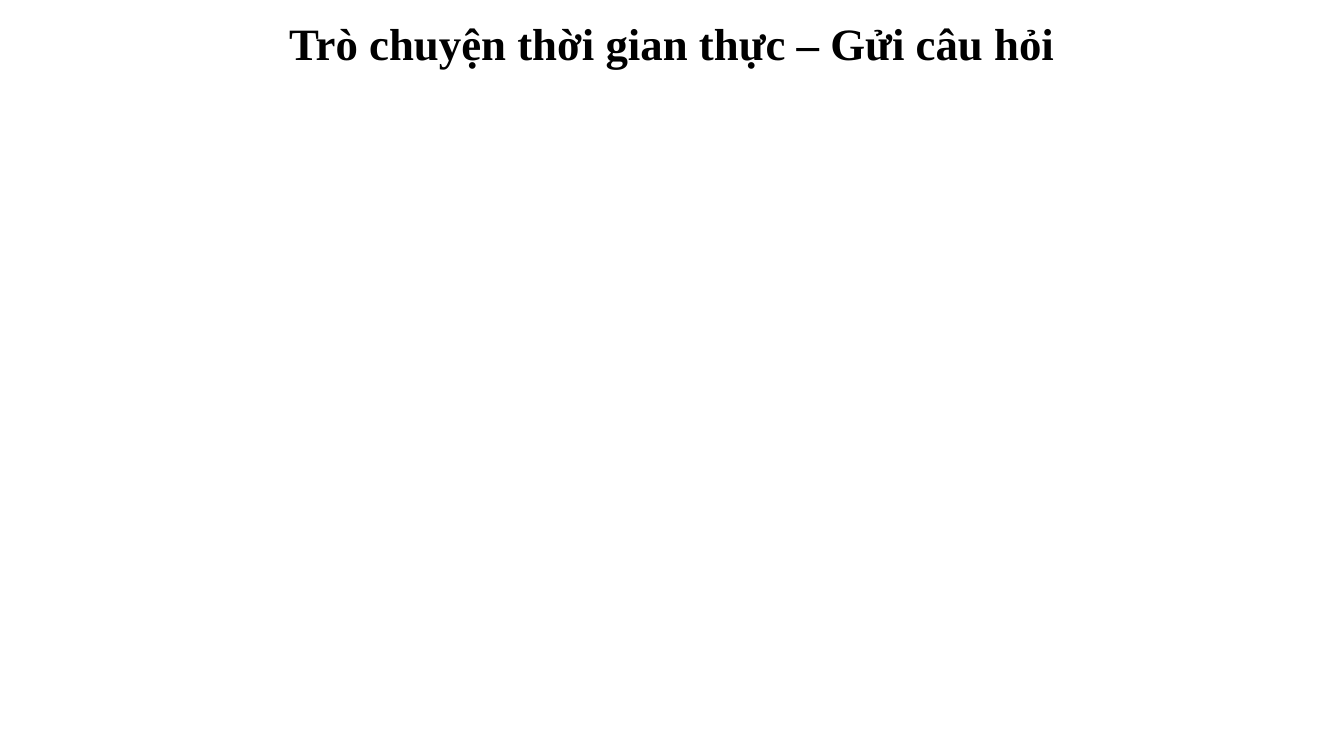
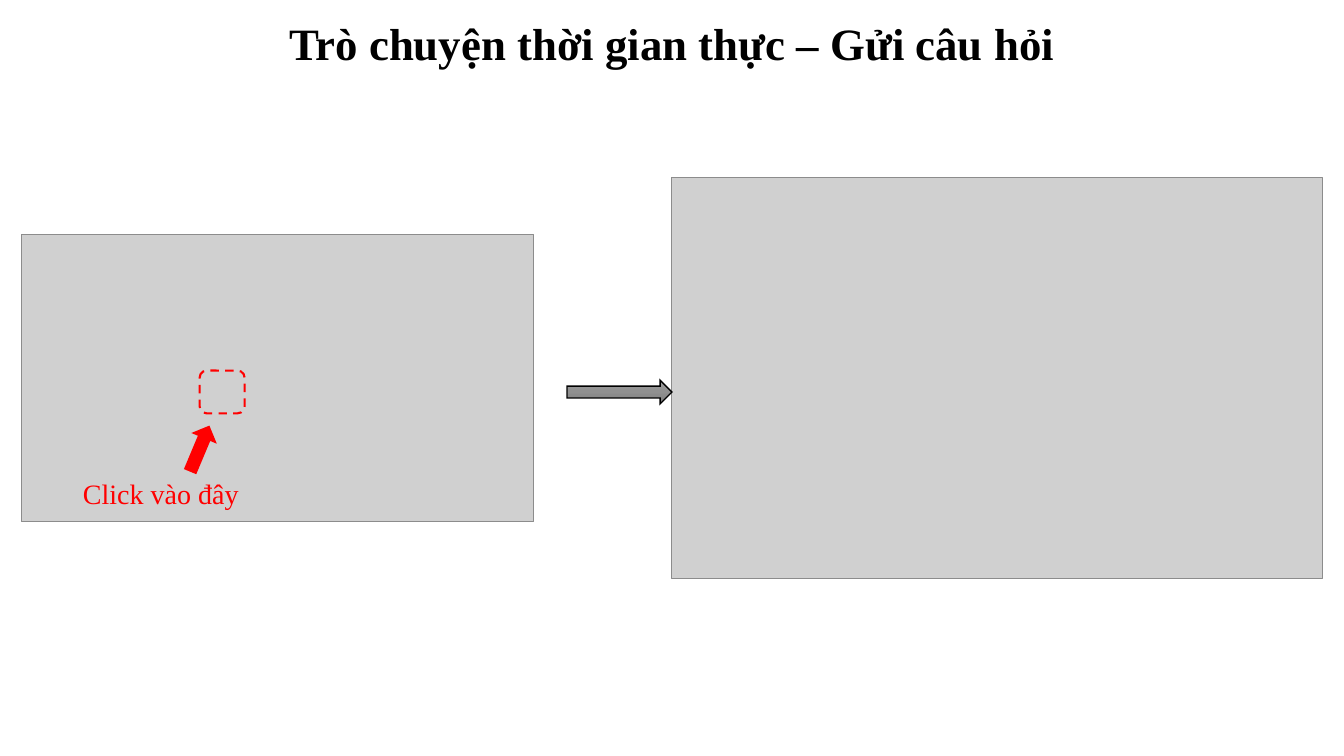
Before and after one commit to ngovanuc/Vietnamese_History_Chatbot, a slide deck: slide 42 of documents/slide bao cao.pptx. Drawn at 1344x756 pixels with LibreOffice and Linux fonts; fonts in the diff are those of the drawing; grey boxes stand for pictures. Boxes give left, top, right and bottom in pixels: in the first picture for what was removed or moved away, otherwise in the second. Text is boxed around its words. In the diff, an @@ line names an element or a change of style, - is before the commit and + after.

```diff
--- a/documents/slide bao cao.pptx
+++ b/documents/slide bao cao.pptx
@@ picture added at <box>673,177,1323,578</box> @@
@@ picture added at <box>21,234,533,521</box> @@
@@ rounded rectangle added at <box>200,371,245,413</box>, outline #FF0000 1.5 pt dashed @@
@@ right arrow added at <box>567,380,671,404</box>, fill gradient #9D9D9D to #909090 to #7C7C7C, outline #000000 1 pt @@
@@ right arrow added at <box>181,423,220,475</box>, fill #FF0000, outline #FF0000 1.5 pt @@
@@ text added at <box>83,484,238,509</box>, 20 pt, text #FF0000 @@
+Click vào đây
```
Also in this commit, not shown: 31 other slides changed, 3 slides added, 3 slides removed.
